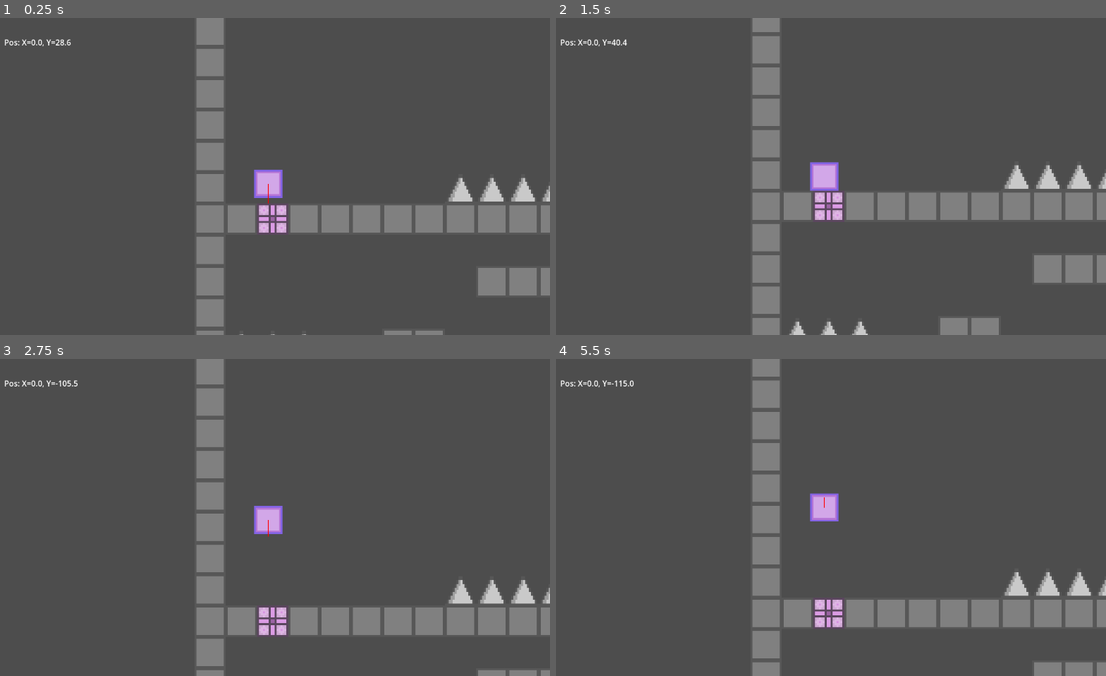
Above: before the commit, frames 1-4 (two rows, left to right).
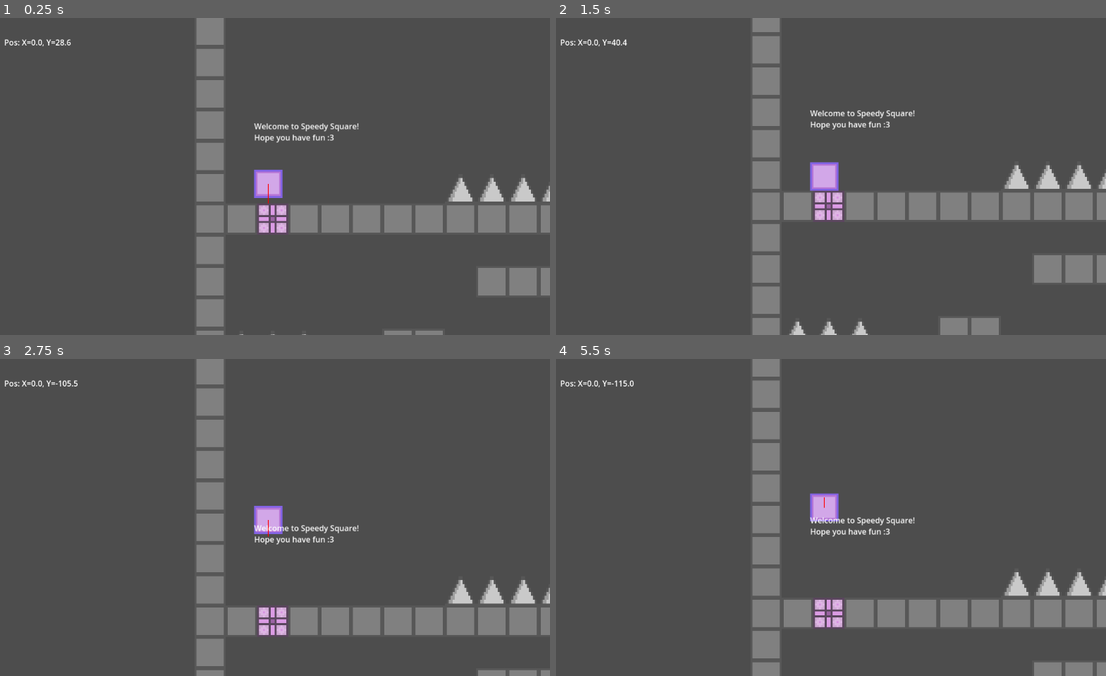
Above: after the commit, the same moments.

Repository: ImShyMike/platformer
Game: Godot game, scene res://main.tscn
Same seed, same stepped clock (60 frames per second), same inputs: the game is played once before the commit and once after it.
Inputs:
- Up to frame 1 (0.25 s): no input
- Up to frame 2 (1.5 s): tap Enter at 1.25 s
- Up to frame 3 (2.75 s): tap Space at 2 s
- Up to frame 4 (5.5 s): tap Enter at 4.25 s; tap Space at 5 s

The runs differ from the first frame. In frame 1, 0.4% of the frame differs, in the area x 46-66%, y 33-40%; in frame 2, 0.3%; in frame 3, 0.4%; in frame 4, 0.4%.

Commit message:
text stuffs

Diff:
--- a/platformer/main.tscn
+++ b/platformer/main.tscn
@@ -224,7 +224,7 @@
 [node name="TileMapLayer" type="TileMapLayer" parent="."]
 texture_filter = 1
 scale = Vector2(4, 4)
-tile_map_data = PackedByteArray("AAAAAAkAAwAAAAAAAAABAAkAAQA …(5983 unchanged characters)… AAAAAAAABgAPz/AwAAAAAAAABgAPv/AgAAAAAAAAA=")
+tile_map_data = PackedByteArray("AAAAAAkAAwAAAAAAAAABAAkAAQA …(5983 unchanged characters)… AAAAAAAABgAPz/AwAAAAAAAABgAPv/AgAAAAAAAABiAOj/AgAAAAAAAAA=")
 tile_set = SubResource("TileSet_1bvp3")
 
 [node name="Moving Platform" type="AnimatableBody2D" parent="."]
@@ -258,3 +258,38 @@
 gravity = Vector2(0, 400)
 angular_velocity_min = -58.44
 angular_velocity_max = 87.27
+
+[node name="RichTextLabel2" type="RichTextLabel" parent="."]
+offset_left = 58.0
+offset_top = 406.0
+offset_right = 286.0
+offset_bottom = 456.0
+text = "Welcome to Speedy Square! Hope you have fun :3"
+
+[node name="RichTextLabel3" type="RichTextLabel" parent="."]
+offset_left = 3517.0
+offset_top = -977.0
+offset_right = 3773.0
+offset_bottom = -947.0
+text = "You should try using your dash!"
+
+[node name="RichTextLabel4" type="RichTextLabel" parent="."]
+offset_left = 2625.0
+offset_top = -86.0
+offset_right = 2901.0
+offset_bottom = -7.0
+text = "Jump on a wall to  walljump. You have 2 of those and the green blocks refresh them!"
+
+[node name="RichTextLabel5" type="RichTextLabel" parent="."]
+offset_left = 1397.0
+offset_top = 190.0
+offset_right = 1711.0
+offset_bottom = 230.0
+text = "Try jumping again while in the air!"
+
+[node name="RichTextLabel6" type="RichTextLabel" parent="."]
+offset_left = 5548.0
+offset_top = -1939.0
+offset_right = 5676.0
+offset_bottom = -1899.0
+text = "Good luck ;)"
